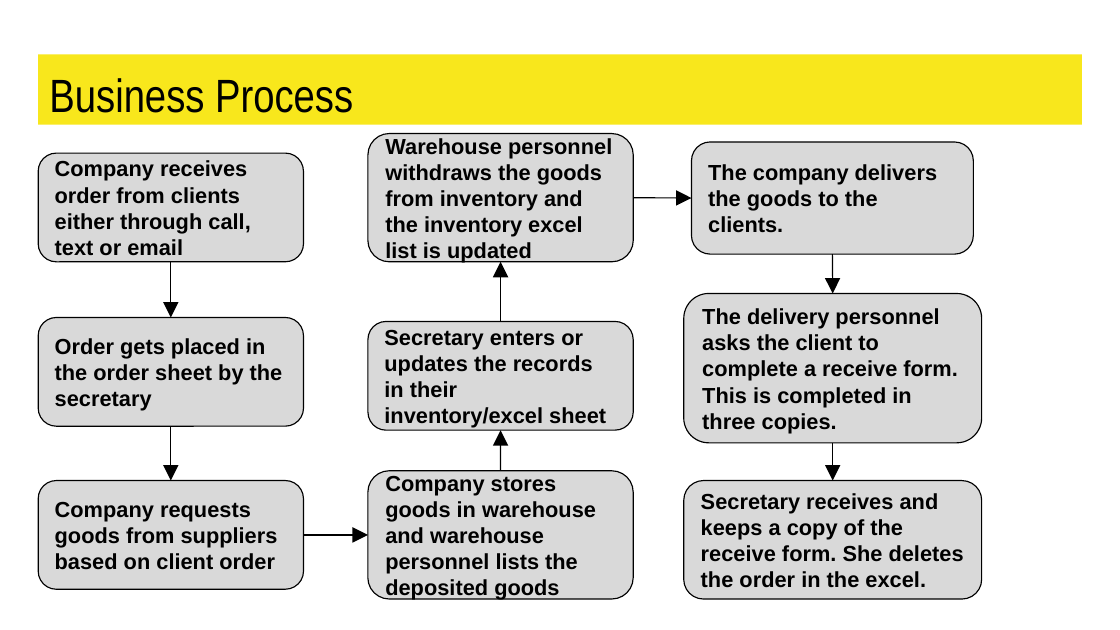
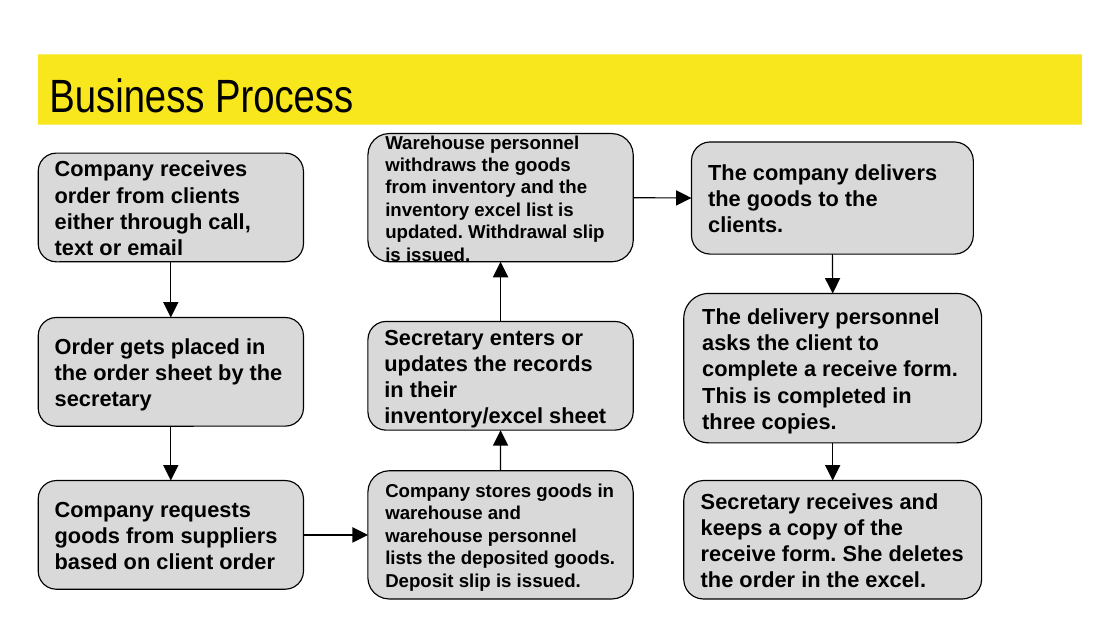
Before and after one commit to HillaryFong/Analyst-approved, a slide deck: slide 5 of INTROSE - Analysts.pptx. Drawn at 1120x630 pixels with LibreOffice and Linux fonts; fonts in the diff are those of the drawing. Boxes give left, top, right and bottom in pixels: in the first picture for what was removed or moved away, otherwise in the second. Text is boxed around its words. In the diff, an @@ line names an element or a change of style, - is before the commit and + after.

Commit message:
5th

```diff
--- a/INTROSE - Analysts.pptx
+++ b/INTROSE - Analysts.pptx
@@ text in rounded rectangle at (385,134,605,265): text changed; size 14 to 12 pt @@
-Warehouse personnel withdraws the goods from inventory and the inventory excel list is updated
+Warehouse personnel withdraws the goods from inventory and the inventory excel list is updated. Withdrawal slip is issued.
@@ text in rounded rectangle at (385,483,615,591): text changed; size 14 to 12 pt @@
-Company stores goods in warehouse and warehouse personnel lists the deposited goods
+Company stores goods in warehouse and warehouse personnel lists the deposited goods. Deposit slip is issued.
```
